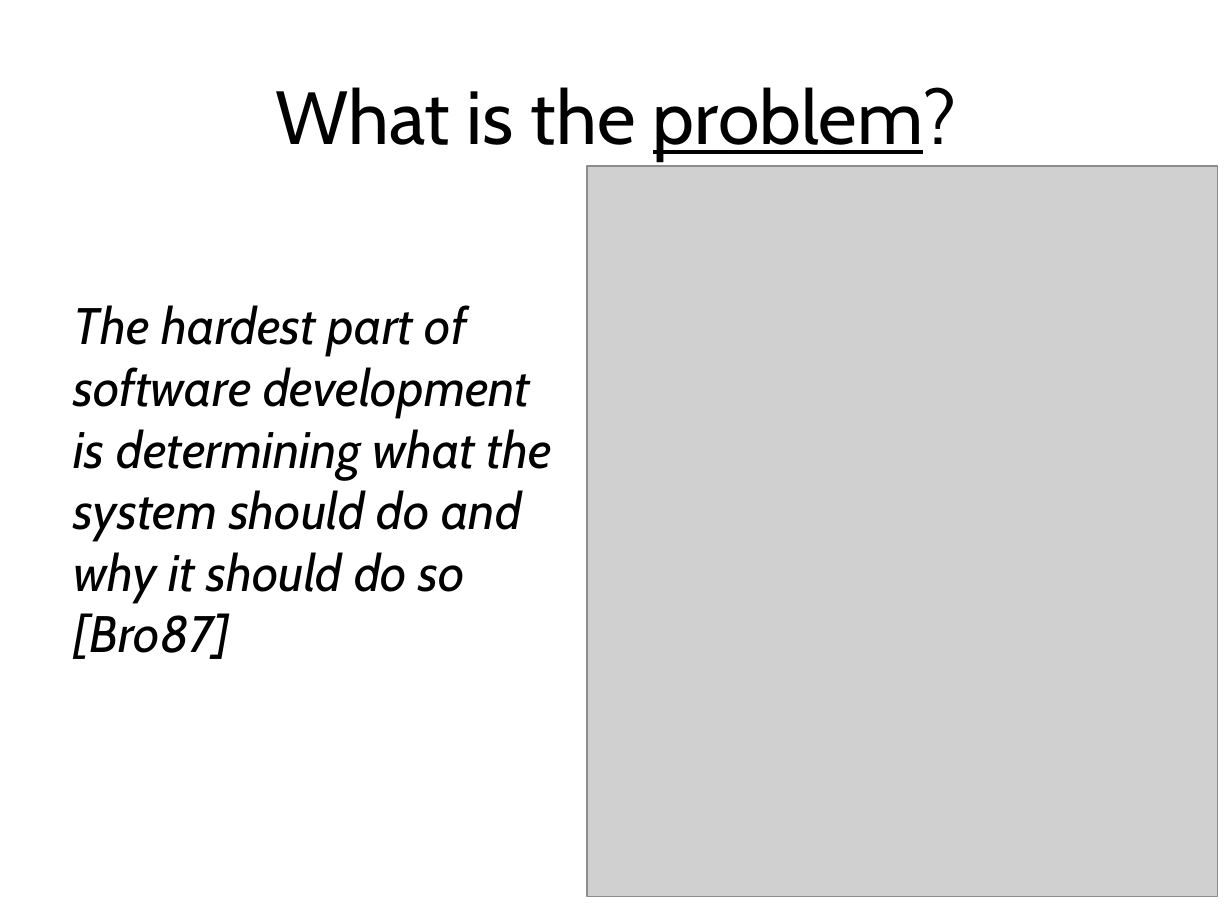
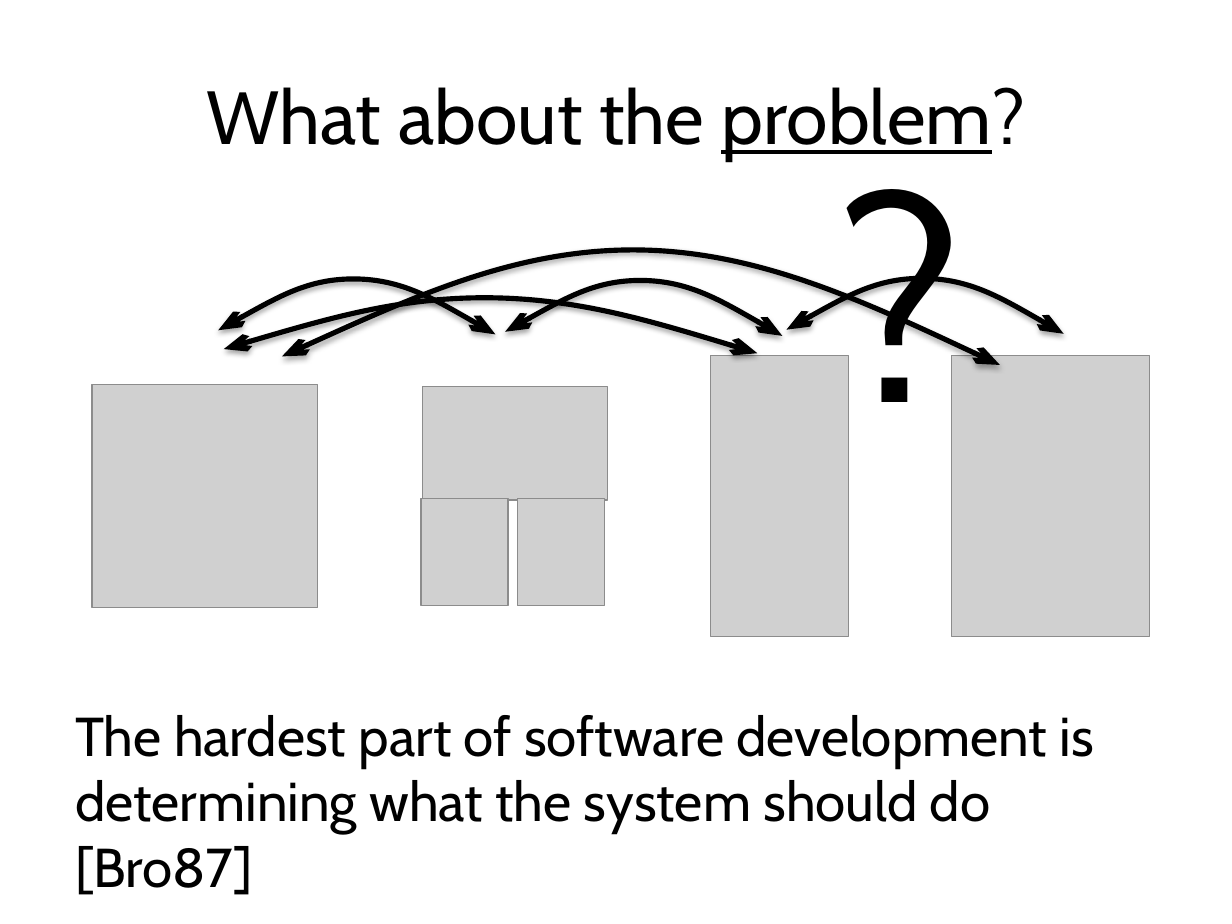
Before and after one commit to blambeau/phd, a slide deck: slide 10 of public-defense/slides.pptx (slide 12 before the commit). Drawn at 1232x924 pixels with LibreOffice and Linux fonts; fonts in the diff are those of the drawing; grey boxes stand for pictures. Boxes give left, top, right and bottom in pixels: in the first picture for what was removed or moved away, otherwise in the second. Text is boxed around its words. In the diff, an @@ line names an element or a change of style, - is before the commit and + after.

```diff
--- a/public-defense/slides.pptx
+++ b/public-defense/slides.pptx
@@ title at (x1=207, y1=87, x2=1025, y2=159): text changed @@
-What is the problem?
+What about the problem?
@@ text added at (x1=827, y1=113, x2=966, y2=469), 166 pt, text #000000 @@
+?
@@ picture removed at (x1=586, y1=166, x2=1217, y2=897) @@
@@ freeform shape added at (x1=282, y1=249, x2=1000, y2=365), outline #000000 3 pt @@
@@ freeform shape added at (x1=218, y1=278, x2=495, y2=335), outline #000000 3 pt @@
@@ freeform shape added at (x1=224, y1=297, x2=758, y2=354), outline #000000 3 pt @@
@@ freeform shape added at (x1=505, y1=280, x2=782, y2=336), outline #000000 3 pt @@
@@ freeform shape added at (x1=786, y1=277, x2=1063, y2=334), outline #000000 3 pt @@
@@ group added at (x1=92, y1=355, x2=1151, y2=637): 6 pictures @@
@@ text at (x1=75, y1=715, x2=1094, y2=834): text changed; size 30 to 32 pt; italic off @@
-The hardest part of software development
-is determining what the system should do and why it should do so [Bro87]
+The hardest part of software development is determining what the system should do [Bro87]
```
Also in this commit, not shown: 19 other slides changed, 12 slides added, 3 slides removed, 14 other files.
